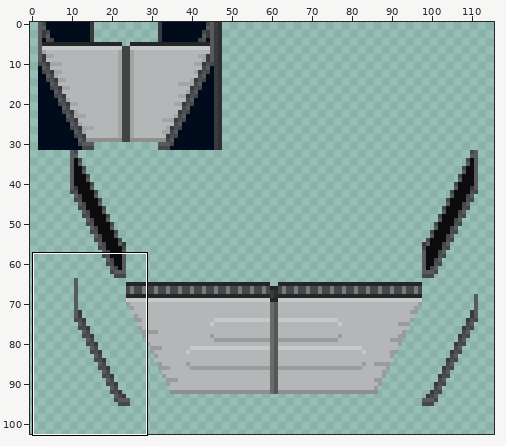
A pixel-art file gets an edit: Assets/Art/doors.ase. The picture above shows the old version from afar; the outline marks the close-up.
Close-up. Earlier state:
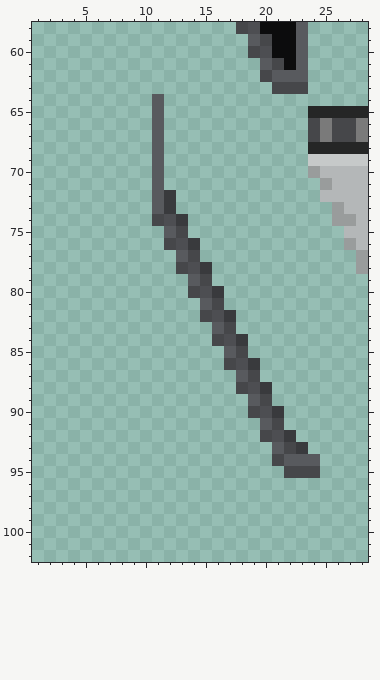
160x208 pixels, 1 frame. Colours within 5 levels of each other are drawn and written as one. Shown: x 1..28, y 58..102. The wide view leaves out empty margins. The commit also changed other parts of the picture, which this record leaves out.
New version:
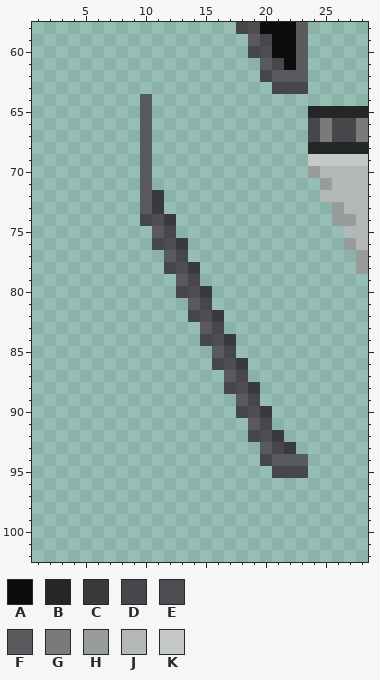
Palette (. is transparent): A #0c0c0d  B #252626  C #393a3d  D #46474a  E #4d4e52  F #585a5e  G #7a7a7a  H #999c9c  J #b4b7b8  K #c6c9c9
Difference:
{"where": "layer \"base\""}
{"y":64,"x":10,"old":".F","new":"F."}
{"y":65,"x":10,"old":".F","new":"F."}
{"y":66,"x":10,"old":".F","new":"F."}
{"y":67,"x":10,"old":".F","new":"F."}
{"y":68,"x":10,"old":".F","new":"F."}
{"y":69,"x":10,"old":".F","new":"F."}
{"y":70,"x":10,"old":".F","new":"F."}
{"y":71,"x":10,"old":".F","new":"F."}
{"y":72,"x":10,"old":".FC","new":"FC."}
{"y":73,"x":10,"old":".FC","new":"FC."}
{"y":74,"x":10,"old":".DEC","new":"DEC."}
{"y":75,"x":11,"old":".FD","new":"FD."}
{"y":76,"x":11,"old":".DEC","new":"DEC."}
{"y":77,"x":12,"old":".FD","new":"FD."}
{"y":78,"x":12,"old":".DEC","new":"DEC."}
{"y":79,"x":13,"old":".FD","new":"FD."}
{"y":80,"x":13,"old":".DEC","new":"DEC."}
{"y":81,"x":14,"old":".FD","new":"FD."}
{"y":82,"x":14,"old":".DEC","new":"DEC."}
{"y":83,"x":15,"old":".FD","new":"FD."}
{"y":84,"x":15,"old":".DEC","new":"DEC."}
{"y":85,"x":16,"old":".FD","new":"FD."}
{"y":86,"x":16,"old":".DEC","new":"DEC."}
{"y":87,"x":17,"old":".FD","new":"FD."}
{"y":88,"x":17,"old":".DEC","new":"DEC."}
{"y":89,"x":18,"old":".FD","new":"FD."}
{"y":90,"x":18,"old":".DEC","new":"DEC."}
{"y":91,"x":19,"old":".FD","new":"FD."}
{"y":92,"x":19,"old":".DEC","new":"DEC."}
{"y":93,"x":20,"old":".FDC","new":"FDC."}
{"y":94,"x":20,"old":".D","new":"DF"}
{"y":94,"x":24,"old":"F","new":"."}
{"y":95,"x":21,"old":".","new":"D"}
{"y":95,"x":24,"old":"D","new":"."}
{"label":"changed","picture_box":[140,94,320,478]}
